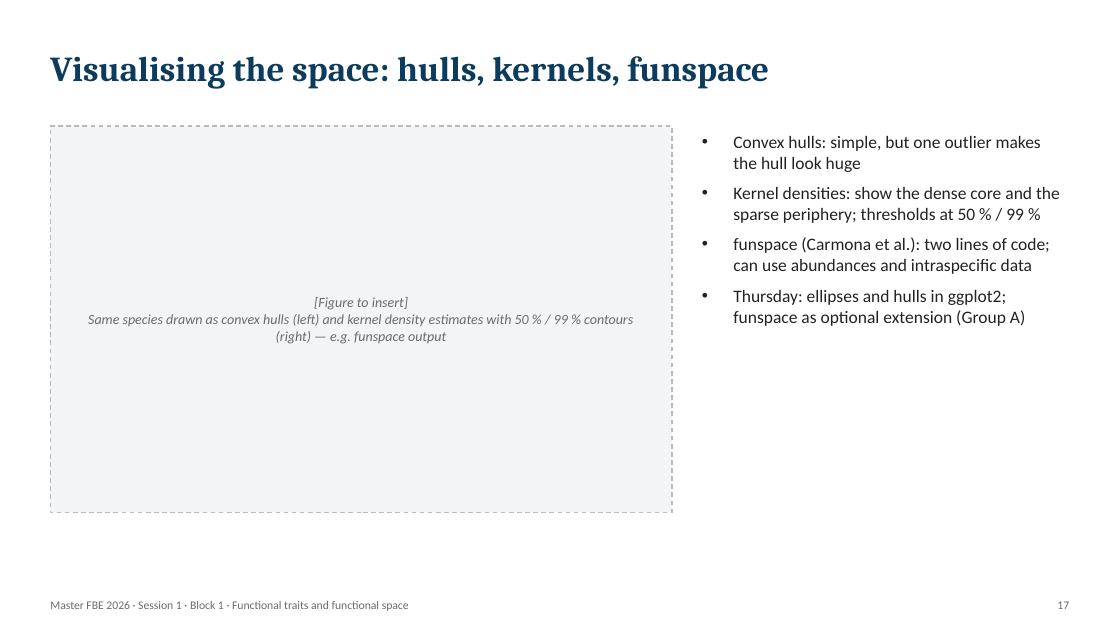
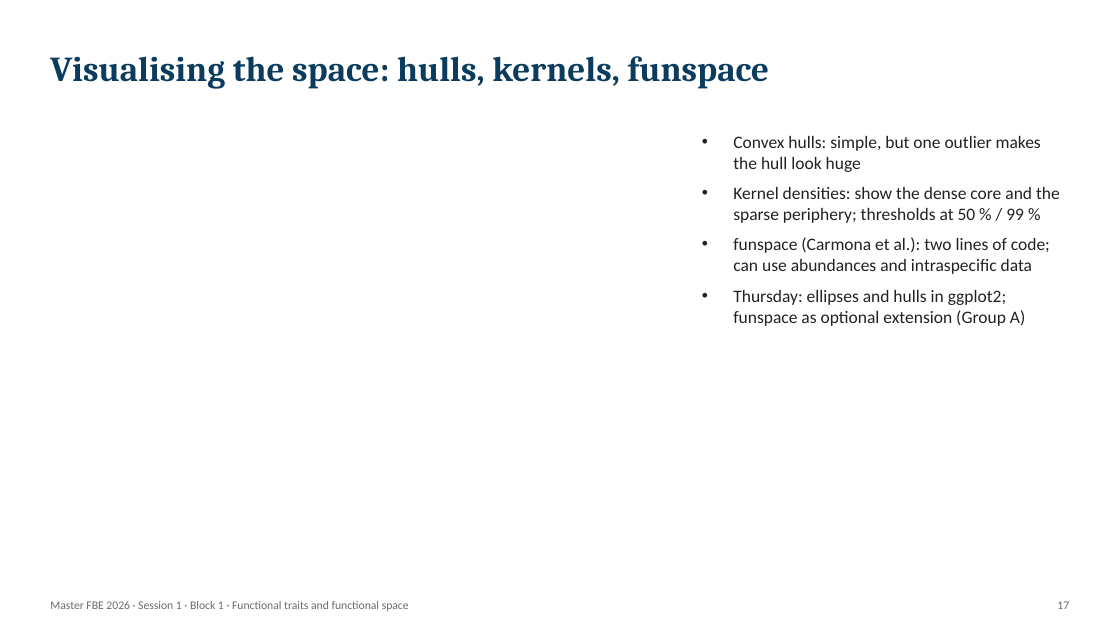
Before and after one commit to AureleToussaint/homepage, a slide deck: slide 13 of data/courses/FBE_2026/slides/FBE_2026_01_Block1_Traits_and_Functional_Space.pptx. Drawn at 1120x630 pixels with LibreOffice and Linux fonts; fonts in the diff are those of the drawing. Boxes give left, top, right and bottom in pixels: in the first picture for what was removed or moved away, otherwise in the second. Text is boxed around its words. In the diff, an @@ line names an element or a change of style, - is before the commit and + after.

```diff
--- a/data/courses/FBE_2026/slides/FBE_2026_01_Block1_Traits_and_Functional_Space.pptx
+++ b/data/courses/FBE_2026/slides/FBE_2026_01_Block1_Traits_and_Functional_Space.pptx
@@ rectangle removed at (x1=50, y1=126, x2=672, y2=513) @@
@@ text removed at (x1=88, y1=297, x2=633, y2=344) @@
-[Figure to insert]
-Same species drawn as convex hulls (left) and kernel density estimates with 50 % / 99 % contours (right) — e.g. funspace output
```
Also in this commit, not shown: 8 other slides changed, 6 other files.
